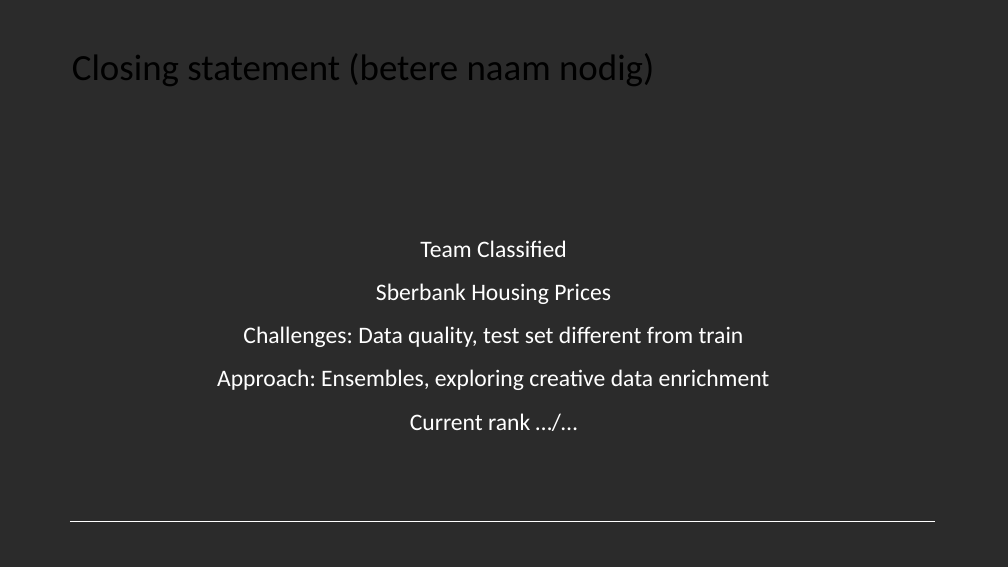
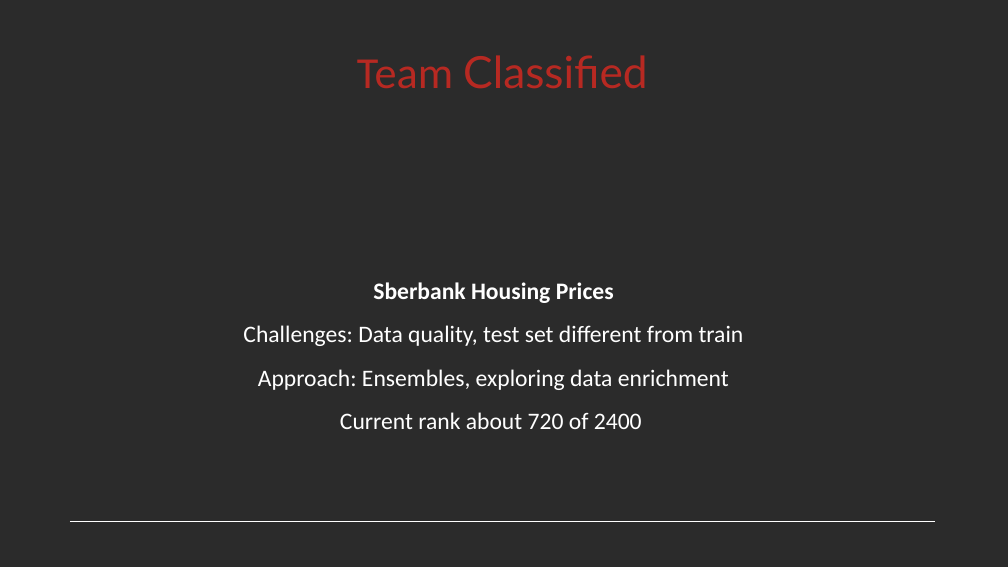
Before and after one commit to mrngm/Classified, a slide deck: slide 7 of Presentatie/Flashtalk 2 (Jeffrey).pptx. Drawn at 1008x567 pixels with LibreOffice and Linux fonts; fonts in the diff are those of the drawing; background and template pictures are left out; a plain dark background stands for a picture behind light text. Boxes give left, top, right and bottom in pixels: in the first picture for what was removed or moved away, otherwise in the second. Text is boxed around its words. In the diff, an @@ line names an element or a change of style, - is before the commit and + after.

```diff
--- a/Presentatie/Flashtalk 2 (Jeffrey).pptx
+++ b/Presentatie/Flashtalk 2 (Jeffrey).pptx
@@ title at bbox=[357, 55, 648, 89]: text changed; size 50 to 60 pt; font Calibri to Lato; text colour #000000 to #B72922 @@
-Closing statement (betere naam nodig)
+Team Classified
@@ text at bbox=[420, 240, 567, 257]: paragraph removed @@
-Team Classified
@@ text "Sberbank Housing Prices": place and size @@
-text "Sberbank Housing Prices" at bbox=[217, 240, 770, 430]
+text "Sberbank Housing Prices" at bbox=[243, 282, 744, 429]
@@ text at bbox=[373, 282, 614, 303]: bold on in "Sberbank Housing Prices" @@
@@ text at bbox=[258, 369, 729, 429]: text changed @@
-Approach: Ensembles, exploring creative data enrichment
-Current rank …/…
+Approach: Ensembles, exploring data enrichment
+Current rank about 720 of 2400
```
Also in this commit, not shown: 4 other slides changed, 1 slide added, 2 slides removed.
